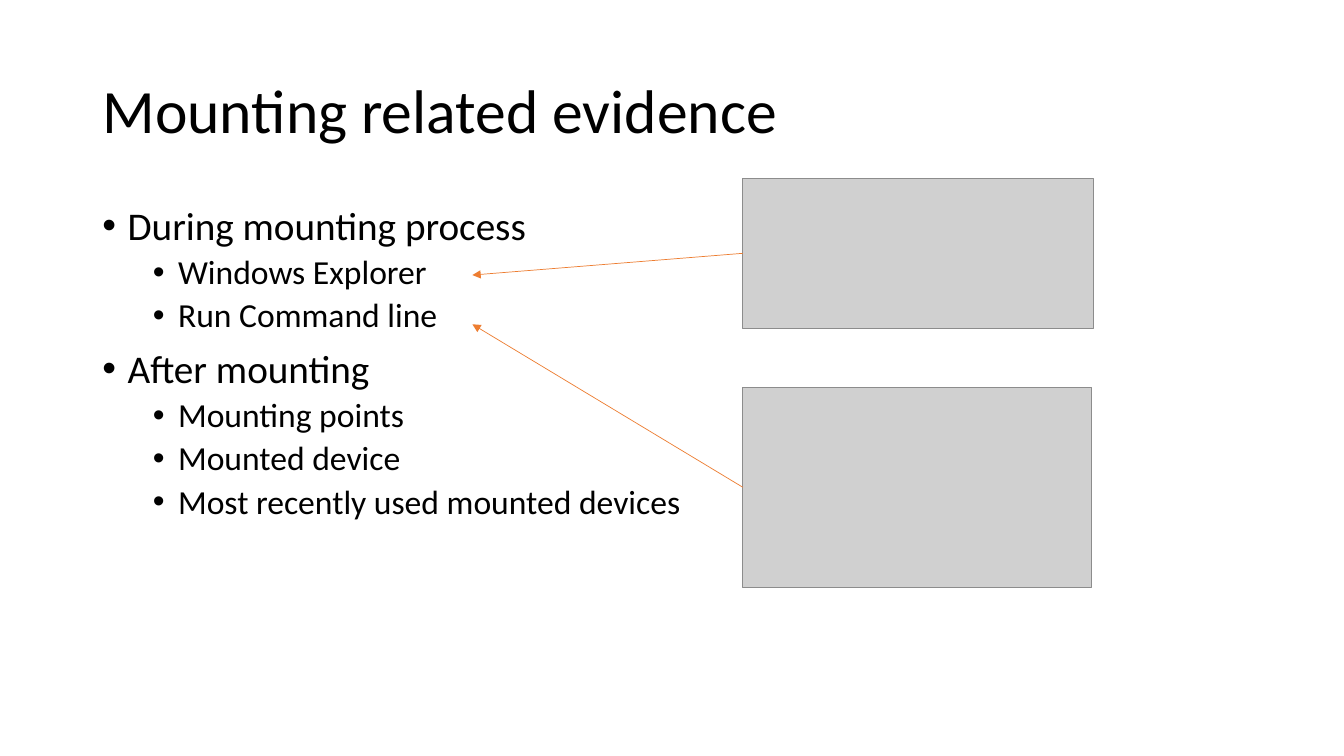
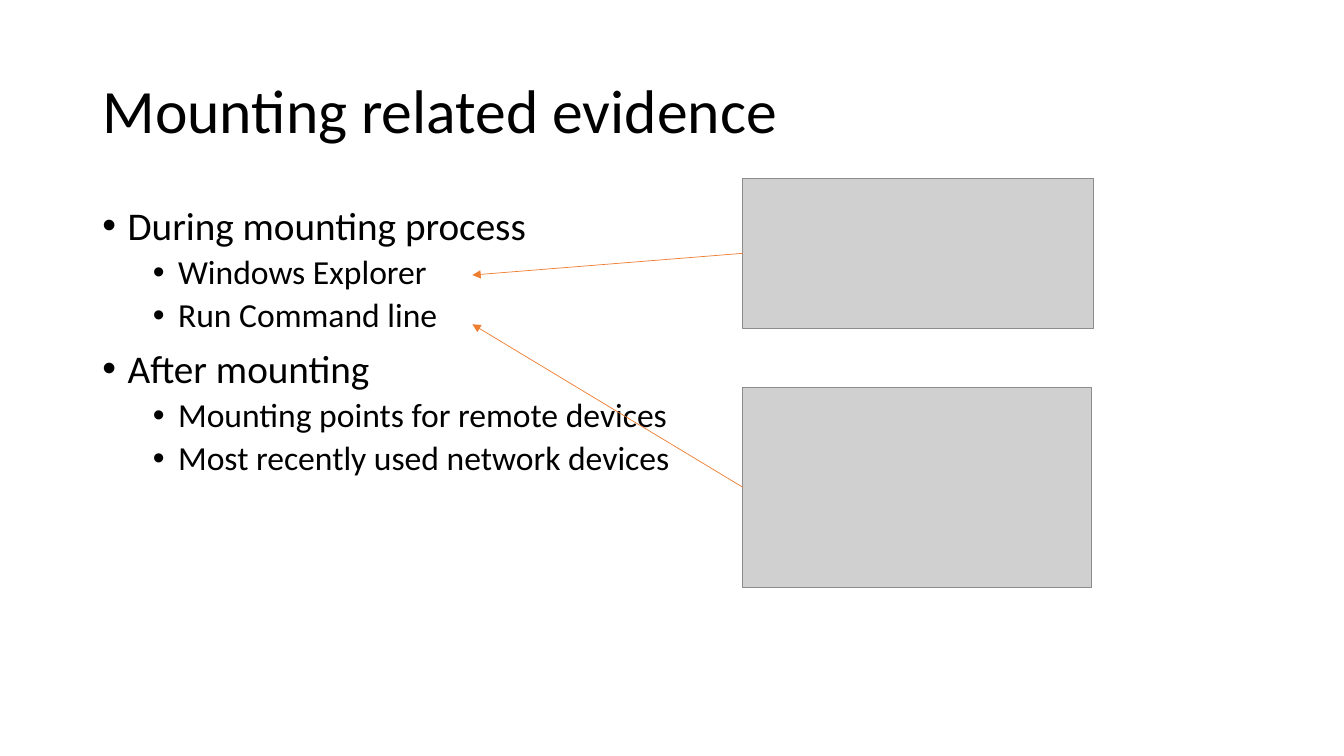
Before and after one commit to frankwxu/digital-forensics-lab, a slide deck: slide 5 of NIST_Data_Leakage_Case/NIST_Data_Leakage_06_Network_Shellbag_Jumplist.pptx. Drawn at 1344x756 pixels with LibreOffice and Linux fonts; fonts in the diff are those of the drawing; grey boxes stand for pictures; background and template pictures are left out. Boxes give left, top, right and bottom in pixels: in the first picture for what was removed or moved away, otherwise in the second. Text is boxed around its words. In the diff, an @@ line names an element or a change of style, - is before the commit and + after.

```diff
--- a/NIST_Data_Leakage_Case/NIST_Data_Leakage_06_Network_Shellbag_Jumplist.pptx
+++ b/NIST_Data_Leakage_Case/NIST_Data_Leakage_06_Network_Shellbag_Jumplist.pptx
@@ text at [178, 400, 669, 476]: text changed @@
-  • Mounting points
-  • Mounted device
-  • Most recently used mounted devices
+  • Mounting points for remote devices
+  • Most recently used network devices
```
Also in this commit, not shown: 16 other slides changed, 2 slides added, 1 slide removed, 8 other files.
